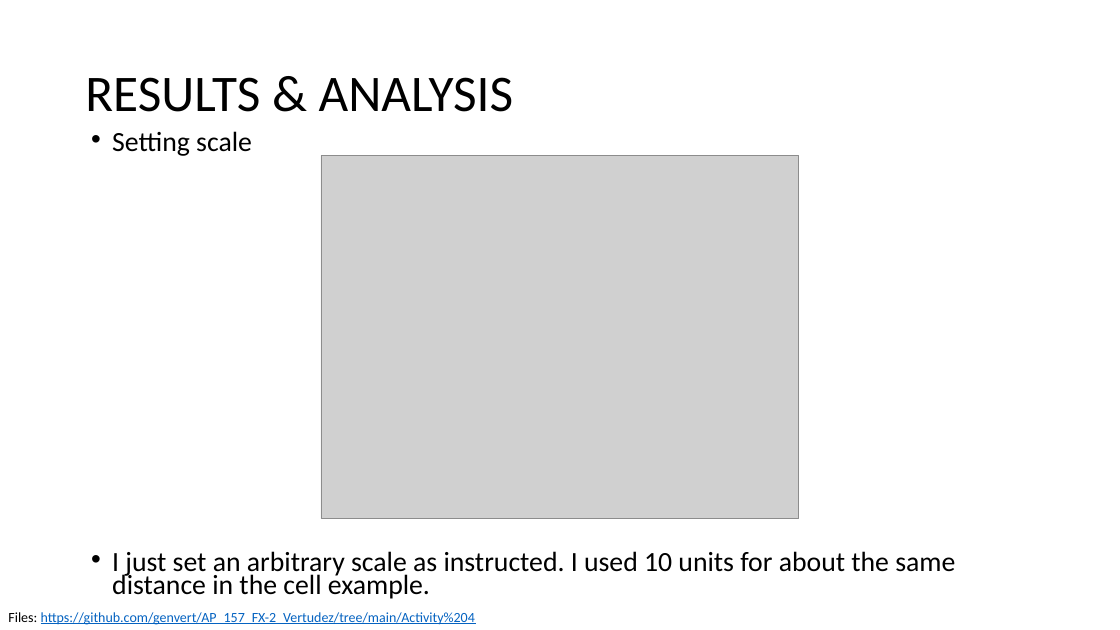
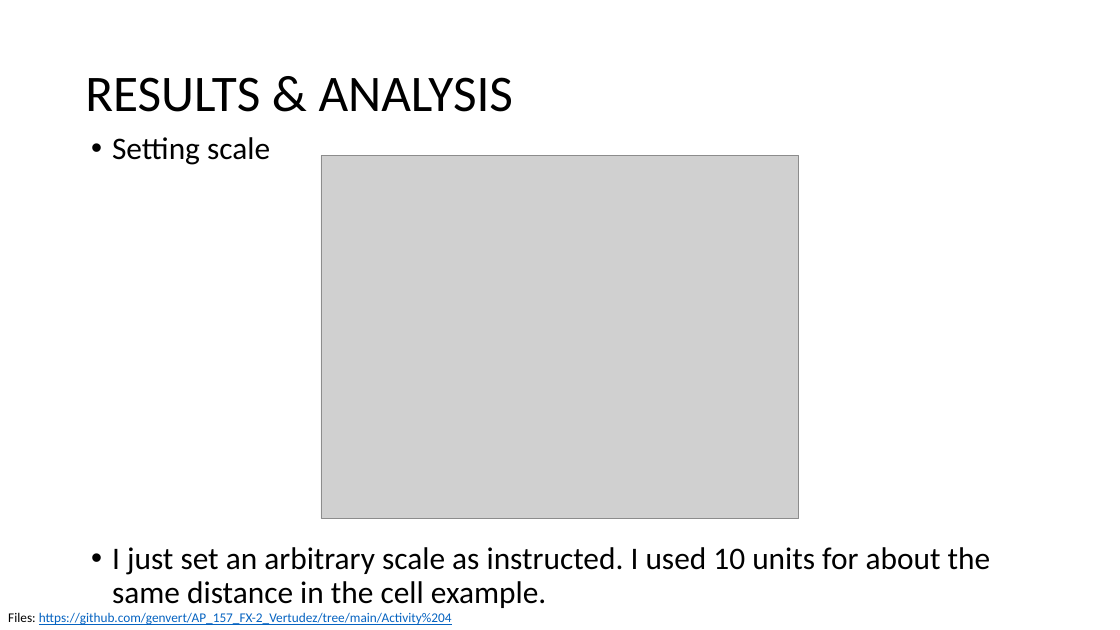
Before and after one commit to genvert/AP_157_FX-2_Vertudez, a slide deck: slide 4 of Activity 4/Vertudez_Activity_4_Report.pptx. Drawn at 1120x630 pixels with LibreOffice and Linux fonts; fonts in the diff are those of the drawing; grey boxes stand for pictures. Boxes give left, top, right and bottom in pixels: in the first picture for what was removed or moved away, otherwise in the second. Text is boxed around its words. In the diff, an @@ line names an element or a change of style, - is before the commit and + after.

```diff
--- a/Activity 4/Vertudez_Activity_4_Report.pptx
+++ b/Activity 4/Vertudez_Activity_4_Report.pptx
@@ text "Setting scale" at (x1=112, y1=137, x2=991, y2=608): size 23.8 to 26.9 pt; line spacing 0.7 to 0.9 @@
@@ text "Files: https://github.com/genvert/AP_157_FX-2_Vertudez/tree/ ..." at (x1=8, y1=612, x2=452, y2=625): size 12 to 11.4 pt; line spacing 0.8 to 0.9 @@
```
Also in this commit, not shown: 5 other slides changed, 3 other files.
